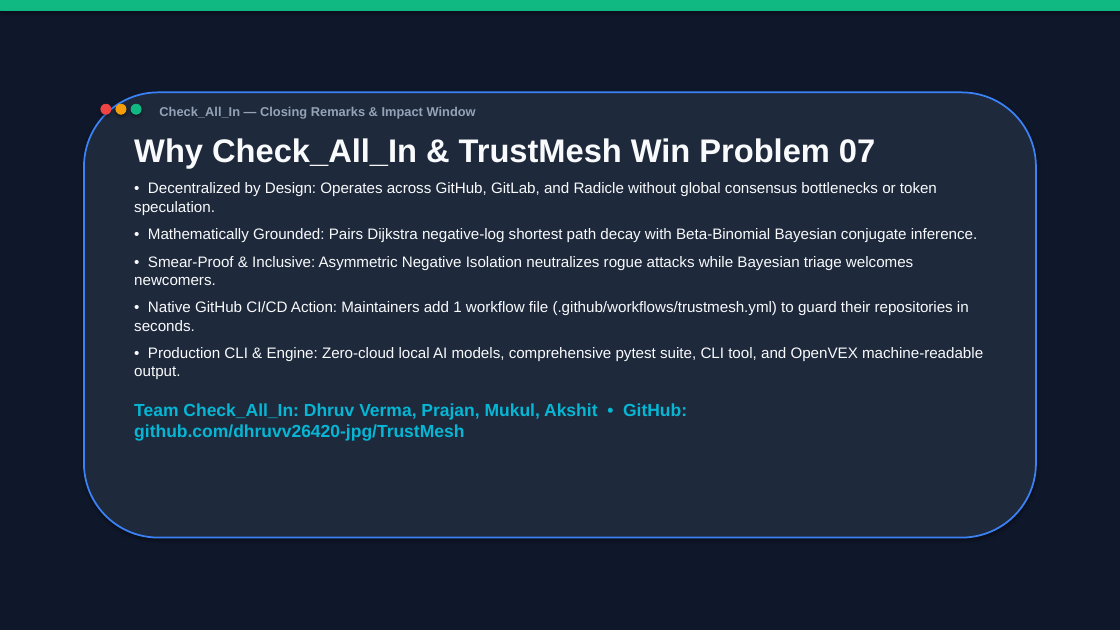
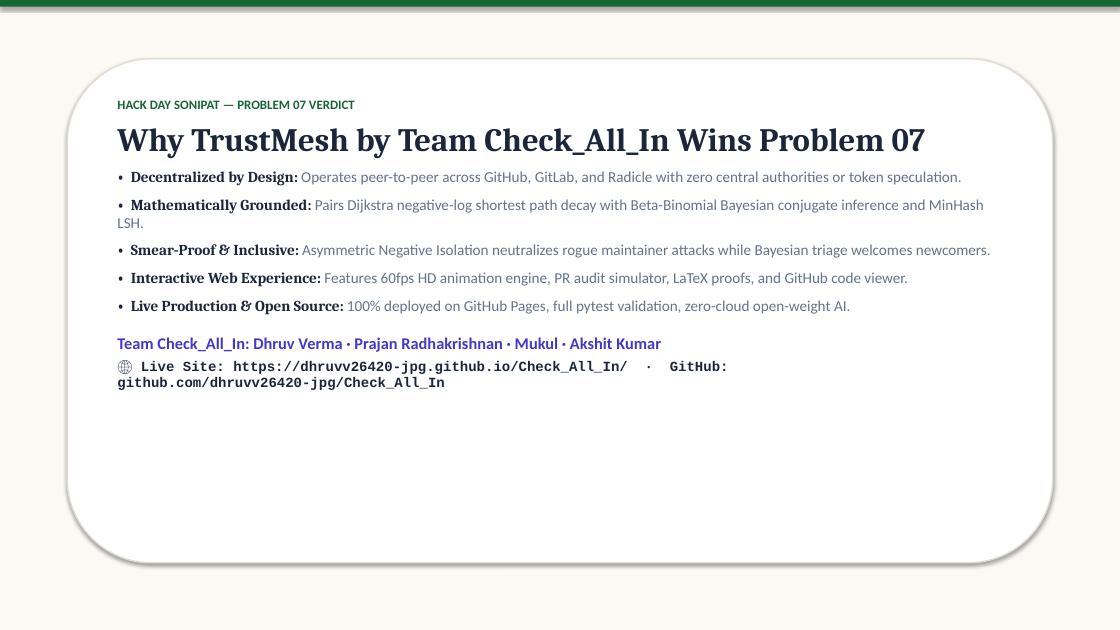
Before and after one commit to dhruvv26420-jpg/Check_All_In, a slide deck: slide 10 of trustmesh_presentation.pptx. Drawn at 1120x630 pixels with LibreOffice and Linux fonts; fonts in the diff are those of the drawing. Boxes give left, top, right and bottom in pixels: in the first picture for what was removed or moved away, otherwise in the second. Text is boxed around its words. In the diff, an @@ line names an element or a change of style, - is before the commit and + after.

Commit message:
feat: add comprehensive presentation deck of the TrustMesh website and platform

```diff
--- a/trustmesh_presentation.pptx
+++ b/trustmesh_presentation.pptx
@@ rectangle at (0, 0, 1120, 630): fill #0F172A to #FBF9F4; outline #0F172A 0.75 pt to none @@
@@ rectangle at (0, 0, 1120, 7): fill #10B981 to #166534; outline #10B981 0.75 pt to none @@
@@ rounded rectangle: place and size @@
-rounded rectangle at (84, 92, 1036, 538)
+rounded rectangle at (67, 59, 1053, 563)
@@ rounded rectangle at (67, 59, 1053, 563): fill #1E293B to #FFFFFF; outline #3B82F6 1.5 pt to #E2DDD3 1.2 pt @@
@@ ellipse removed at (101, 104, 111, 114) @@
@@ ellipse removed at (116, 104, 126, 114) @@
@@ text at (117, 100, 991, 390): text changed; font Arial to Calibri; text colour #F8FAFC to #64748B @@
-Why Check_All_In & TrustMesh Win Problem 07
-• Decentralized by Design: Operates across GitHub, GitLab, and Radicle without global consensus bottlenecks or token speculation.
-• Mathematically Grounded: Pairs Dijkstra negative-log shortest path decay with Beta-Binomial Bayesian conjugate inference.
-• Smear-Proof & Inclusive: Asymmetric Negative Isolation neutralizes rogue attacks while Bayesian triage welcomes newcomers.
-• Native GitHub CI/CD Action: Maintainers add 1 workflow file (.github/workflows/trustmesh.yml) to guard their repositories in seconds.
-• Production CLI & Engine: Zero-cloud local AI models, comprehensive pytest suite, CLI tool, and OpenVEX machine-readable output.
-Team Check_All_In: Dhruv Verma, Prajan, Mukul, Akshit • GitHub: github.com/dhruvv26420-jpg/TrustMesh
+HACK DAY SONIPAT — PROBLEM 07 VERDICT
+Why TrustMesh by Team Check_All_In Wins Problem 07
+• Decentralized by Design: Operates peer-to-peer across GitHub, GitLab, and Radicle with zero central authorities or token speculation.
+• Mathematically Grounded: Pairs Dijkstra negative-log shortest path decay with Beta-Binomial Bayesian conjugate inference and MinHash LSH.
+• Smear-Proof & Inclusive: Asymmetric Negative Isolation neutralizes rogue maintainer attacks while Bayesian triage welcomes newcomers.
+• Interactive Web Experience: Features 60fps HD animation engine, PR audit simulator, LaTeX proofs, and GitHub code viewer.
+• Live Production & Open Source: 100% deployed on GitHub Pages, full pytest validation, zero-cloud open-weight AI.
+Team Check_All_In: Dhruv Verma · Prajan Radhakrishnan · Mukul · Akshit Kumar
+🌐 Live Site: https://dhruvv26420-jpg.github.io/Check_All_In/ · GitHub: github.com/dhruvv26420-jpg/Check_All_In
@@ ellipse removed at (131, 104, 141, 114) @@
@@ text removed at (159, 107, 476, 118) @@
-Check_All_In — Closing Remarks & Impact Window
```
Also in this commit, not shown: 9 slides added, 9 slides removed, 2 other files.
